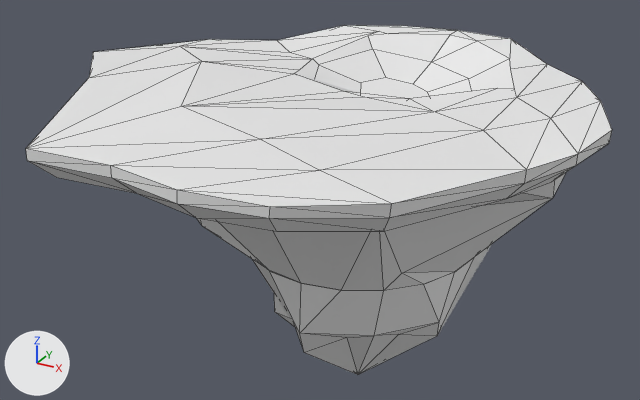
Before and after pictures for a commit that changed the OBJ model Assets/polyperfect/Low Poly Ultimate Pack/M/- Meshes_M/Terrains_M/Worlds_M/world-oasis-organic-land-obj.obj.
The view is the same before and after, from a camera (50 mm lens) standing at (15.89, -30.99, 10.45) and looking at (-1.36, 0.38, -5.23). Every picture has the same lights, and +X, +Y and +Z are marked at lower left. Mesh edges are drawn as thin lines. Where no turn or scale is listed for an object, it has been applied to the vertices. Vertices at the same position are counted once.

Script lines for the objects in view, before the commit:
```python
mat_grass = principled_material('grass')
mat_grass.base_color = (0.8, 0.8, 0.8)  # white #e7e7e7
mat_grass.roughness = 1.0
mat_land = principled_material('land')
mat_land.base_color = (0.8, 0.8, 0.8)  # white #e7e7e7
mat_land.roughness = 1.0
me_world_oasis_009 = bpy.data.meshes.new('world-oasis.009')
me_world_oasis_009.from_pydata(...)  # 182 vertices, 262 faces; spans x -11.1..10.5, y -11.7..12.1, z -14.5..0.9
# faces by material slot: [114, 131, 17]
me_world_oasis_009.materials.append(mat_bottom_002)  # white #e7e7e7
me_world_oasis_009.materials.append(mat_grass)  # white #e7e7e7
me_world_oasis_009.materials.append(mat_land)  # white #e7e7e7
# before: 0 (3.9, 4.8, -1.1), 6 (2.0, 1.2, -0.6), 78 (4.1, -0.7, 0.0) at pixel (433, 111), 79 (6.2, 3.1, -0.1) at pixel (516, 97), 86 (5.8, 4.3, -0.2) at pixel (514, 89)
# before: 87 (5.2, 3.7, -0.1) at pixel (497, 88), 92 (2.6, 0.5, 0.0) at pixel (409, 98)
ob_world_oasis_009 = bpy.data.objects.new('world-oasis.009', me_world_oasis_009)
ob_world_oasis_009.location = (0.0, 0.0, 0.0)
```
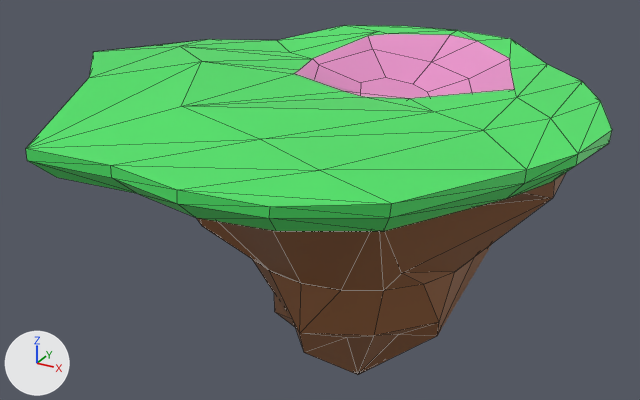
What changed in the scene script:
```text
Change mat_grass:
    mat_grass.base_color: (0.8, 0.8, 0.8) -> (0.0774, 0.8, 0.141)  # white #e7e7e7 -> green #4fe769
Change mat_land:
    mat_land.base_color: (0.8, 0.8, 0.8) -> (0.8, 0.293, 0.589)  # white #e7e7e7 -> pink #e793ca
Add mat_bottom:
    mat_bottom = principled_material('bottom')
    mat_bottom.base_color = (0.301, 0.121, 0.044)  # brown #95623b
Change me_world_oasis_009:
    used by ob_world_oasis_009; location = (0.0, 0.0, 0.0)
    verts and faces of me_world_oasis_009; kept vertices keep their numbers, new ones are numbered from 182
    remove me_world_oasis_009.from_pydata(...)  # 182 vertices, 262 faces; spans x -11.1..10.5, y -11.7..12.1, z -14.5..0.9
    add me_world_oasis_009.from_pydata(...)  # 181 vertices, 261 faces; spans x -11.1..10.5, y -11.7..12.1, z -14.5..0.9
    me_world_oasis_009 part 1
    add delete_vertices([87])  # with the faces that use them
    add faces += [(78, 79, 86, 92)]  # mat_grass (green #4fe769)
    add faces += [(0, 6, 92, 86)]  # mat_land (pink #e793ca)
    me_world_oasis_009 part 2: 114 faces spanning x -10.2..9.4, y -10.9..11.1, z -14.5..-0.1 switch from mat_bottom_002 (white #e7e7e7) to mat_bottom (brown #95613b)
```

Boxes [x1, y1, x2, y2] around the edits, measured in the pictures (640 x 400 px; the box of a moved part takes in the faces that stretch with it):
'world-oasis.009', recoloured, reshaped (white to green)
    both: [26, 25, 612, 375]
part 1 of me_world_oasis_009, moved or reshaped
    before: [410, 88, 517, 112]
    after: [410, 89, 517, 112]
part 2 of me_world_oasis_009, recoloured (white to brown)
    both: [197, 173, 566, 375]
